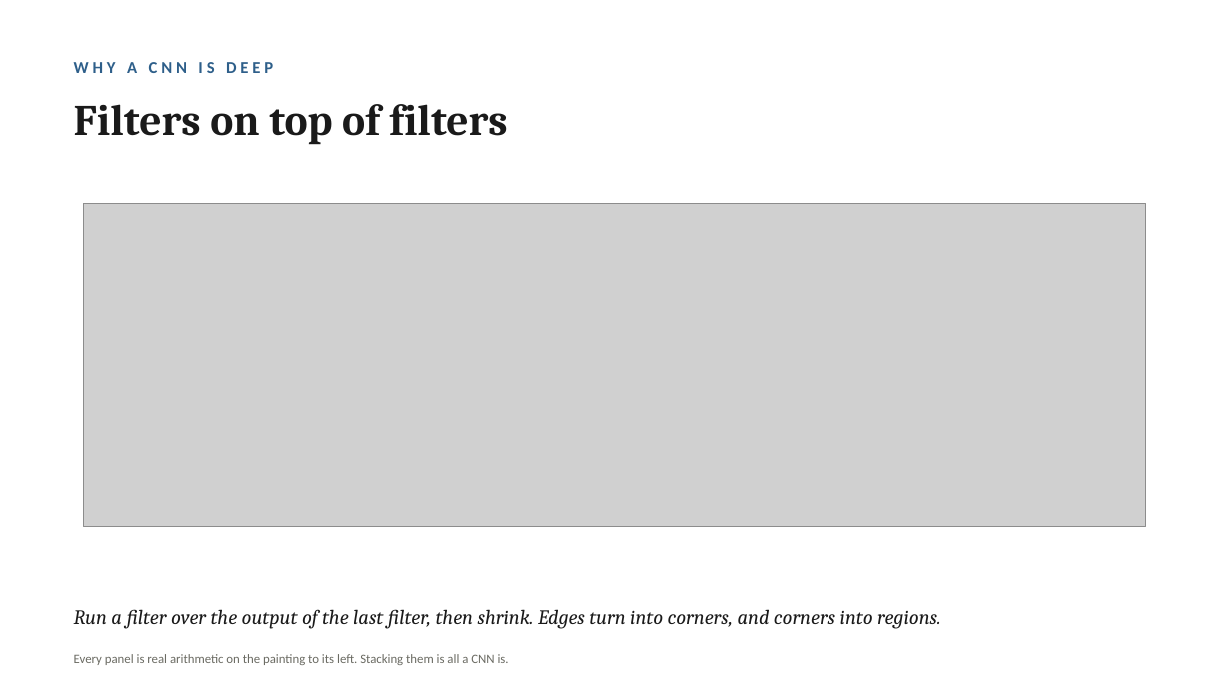
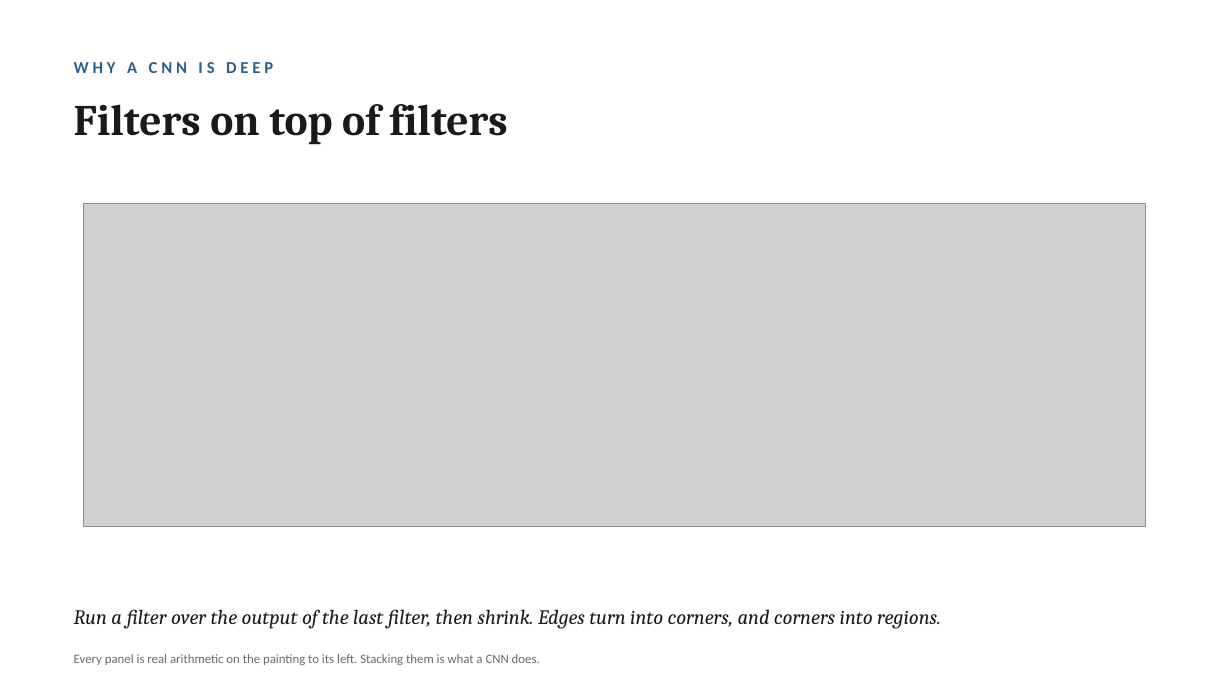
Before and after one commit to lucianli123/culture-as-data-2026, a slide deck: slide 22 of slides/week-04-lecture-draft.pptx. Drawn at 1232x693 pixels with LibreOffice and Linux fonts; fonts in the diff are those of the drawing; grey boxes stand for pictures. Boxes give left, top, right and bottom in pixels: in the first picture for what was removed or moved away, otherwise in the second. Text is boxed around its words. In the diff, an @@ line names an element or a change of style, - is before the commit and + after.

```diff
--- a/slides/week-04-lecture-draft.pptx
+++ b/slides/week-04-lecture-draft.pptx
@@ text at <box>74,654,540,665</box>: text changed @@
-Every panel is real arithmetic on the painting to its left. Stacking them is all a CNN is.
+Every panel is real arithmetic on the painting to its left. Stacking them is what a CNN does.
```
Also in this commit, not shown: 9 other slides changed, 2 other files.
